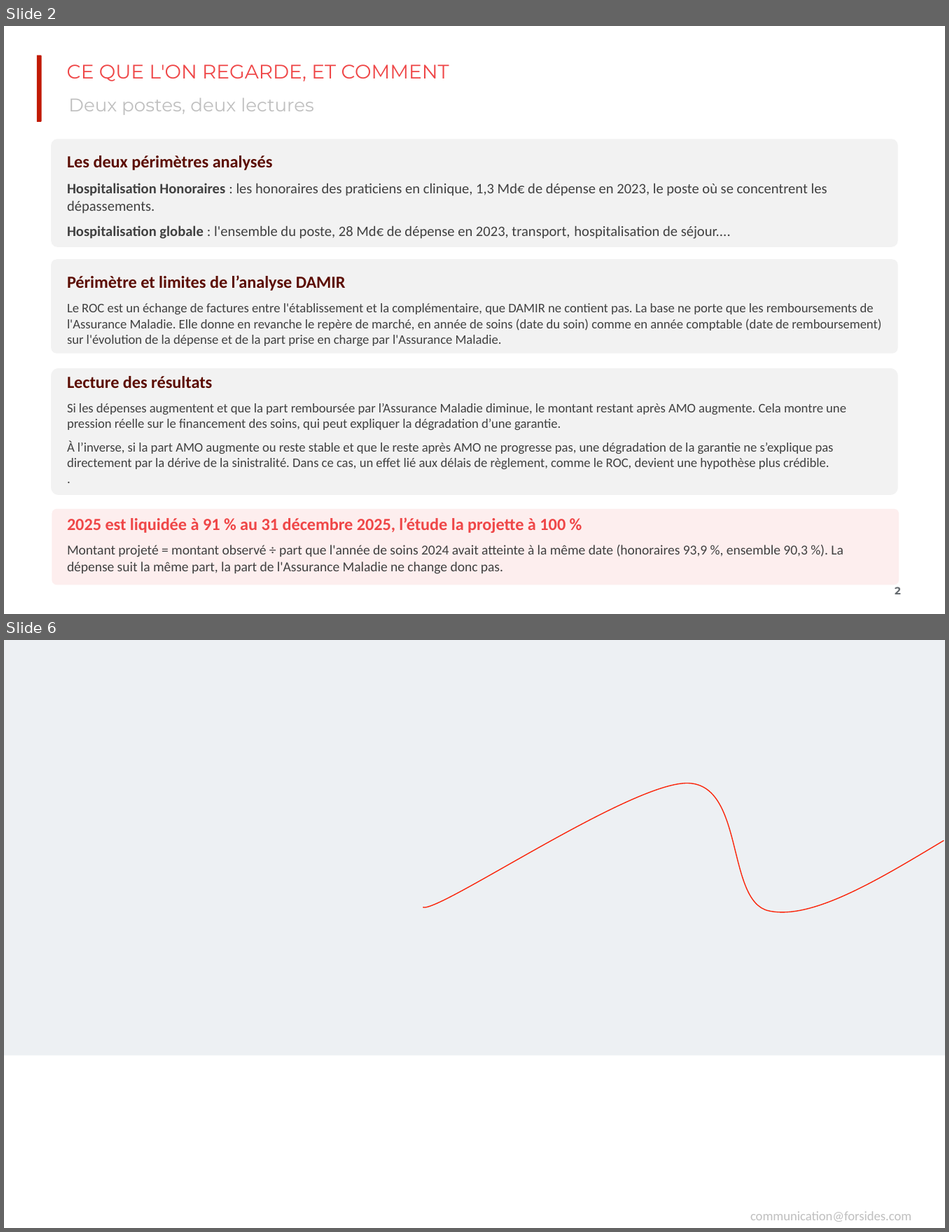
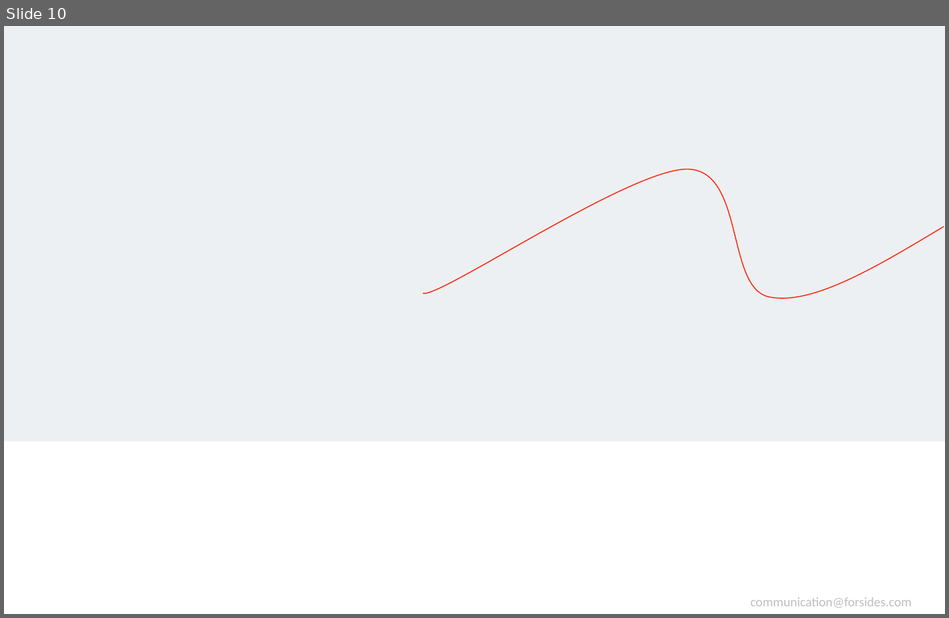
Before and after one commit to Simspeed1769/DONNEE-PARQUET, a slide deck: Question Client Hospitalisation ROC.pptx. Shown one above the other, each under a label of ours: slides 2 and 6 before the commit, slide 10 after it; the slides between them are not shown. The pictures are 949x1232 and 949x618 pixels, drawn with LibreOffice and Linux fonts; fonts in the diff are those of the drawing; background and template pictures are left out. Boxes give left, top, right and bottom in pixels: in the first picture for what was removed or moved away, otherwise in the second. Text is boxed around its words. In the diff, an @@ line names an element or a change of style, - is before the commit and + after.

```diff
--- a/Question Client Hospitalisation ROC.pptx
+++ b/Question Client Hospitalisation ROC.pptx
@@ slide 2 removed at bbox=[4, 26, 945, 614], background #FFFFFF @@
@@ round same rect removed at bbox=[37, 55, 42, 122] @@
@@ title removed at bbox=[67, 64, 449, 81] @@
-CE QUE L'ON REGARDE, ET COMMENT
@@ text removed at bbox=[68, 98, 314, 115] @@
-Deux postes, deux lectures
@@ rounded rectangle removed at bbox=[51, 139, 898, 247] @@
@@ text removed at bbox=[67, 156, 827, 239] @@
-Les deux périmètres analysés
-Hospitalisation Honoraires : les honoraires des praticiens en clinique, 1,3 Md€ de dépense en 2023, le poste où se concentrent les dépassements.
-Hospitalisation globale : l'ensemble du poste, 28 Md€ de dépense en 2023, transport, hospitalisation de séjour....
@@ rounded rectangle removed at bbox=[51, 259, 898, 354] @@
@@ text removed at bbox=[67, 275, 881, 346] @@
-Périmètre et limites de l’analyse DAMIR
-Le ROC est un échange de factures entre l'établissement et la complémentaire, que DAMIR ne contient pas. La base ne porte que les remboursements de l'Assurance Maladie. Elle donne en revanche le repère de marché, en année de soins (date du soin) comme en année comptable (date de remboursement) sur l'évolution de la dépense et de la part prise en charge par l'Assurance Maladie.
@@ rounded rectangle removed at bbox=[51, 368, 898, 496] @@
@@ text removed at bbox=[67, 376, 846, 469] @@
-Lecture des résultats
-Si les dépenses augmentent et que la part remboursée par l’Assurance Maladie diminue, le montant restant après AMO augmente. Cela montre une pression réelle sur le financement des soins, qui peut expliquer la dégradation d’une garantie.
-À l’inverse, si la part AMO augmente ou reste stable et que le reste après AMO ne progresse pas, une dégradation de la garantie ne s’explique pas directement par la dérive de la sinistralité. Dans ce cas, un effet lié aux délais de règlement, comme le ROC, devient une hypothèse plus crédible.
-.
@@ rounded rectangle removed at bbox=[52, 508, 899, 585] @@
@@ text removed at bbox=[67, 517, 843, 574] @@
-2025 est liquidée à 91 % au 31 décembre 2025, l’étude la projette à 100 %
-Montant projeté = montant observé ÷ part que l'année de soins 2024 avait atteinte à la même date (honoraires 93,9 %, ensemble 90,3 %). La dépense suit la même part, la part de l'Assurance Maladie ne change donc pas.
@@ page number removed at bbox=[894, 587, 901, 594] @@
-2
@@ what was slide 6 is now slide 10 @@
```
Also in this commit, not shown: 1 slide changed, 8 slides added, 3 other slides removed, 5 other files.
